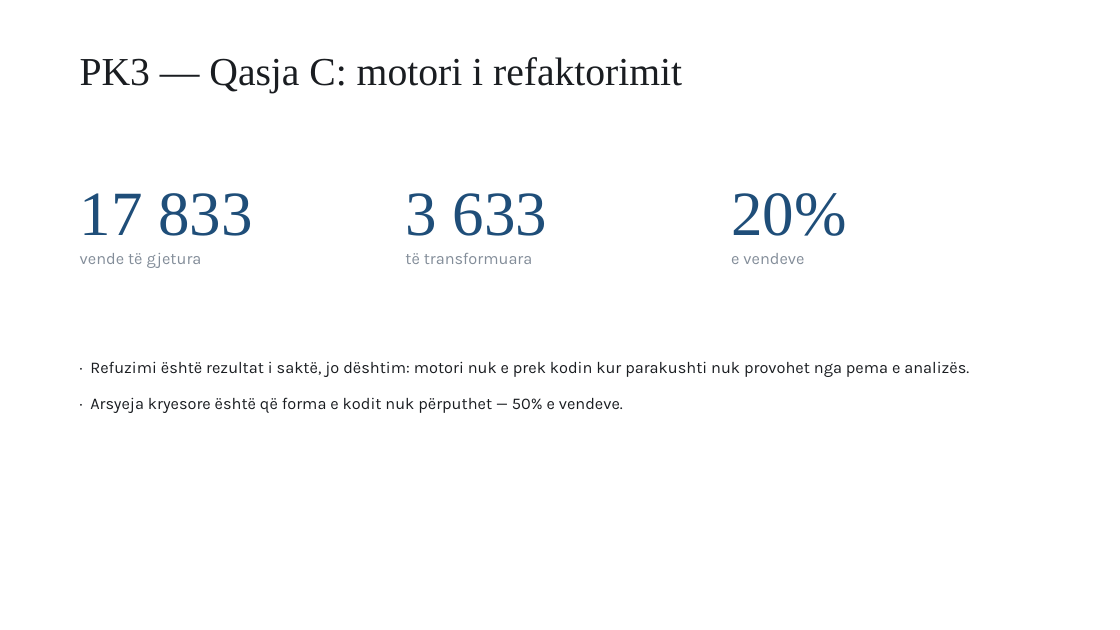
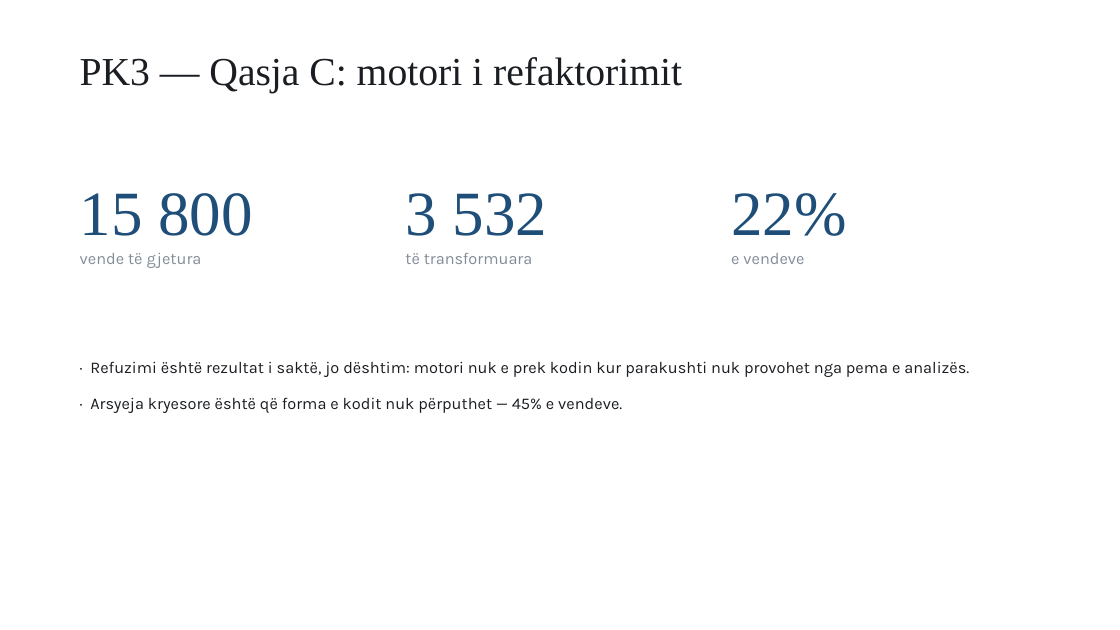
Before and after one commit to FlorentLatifi/Code-Smell-Detection-and-Refactoring-Recommendations, a slide deck: slide 10 of docs/thesis/Prezantimi_Florent_Latifi.pptx. Drawn at 1120x630 pixels with LibreOffice and Linux fonts; fonts in the diff are those of the drawing. Boxes give left, top, right and bottom in pixels: in the first picture for what was removed or moved away, otherwise in the second. Text is boxed around its words. In the diff, an @@ line names an element or a change of style, - is before the commit and + after.

```diff
--- a/docs/thesis/Prezantimi_Florent_Latifi.pptx
+++ b/docs/thesis/Prezantimi_Florent_Latifi.pptx
@@ text at [80,193,253,236]: text changed @@
-17 833
+15 800
@@ text at [405,193,548,236]: text changed @@
-3 633
+3 532
@@ text at [731,193,846,236]: text changed @@
-20%
+22%
@@ text at [90,397,622,413]: text changed @@
-· Arsyeja kryesore është që forma e kodit nuk përputhet — 50% e vendeve.
+· Arsyeja kryesore është që forma e kodit nuk përputhet — 45% e vendeve.
```
Also in this commit, not shown: 2 other slides changed, 5 other files.
